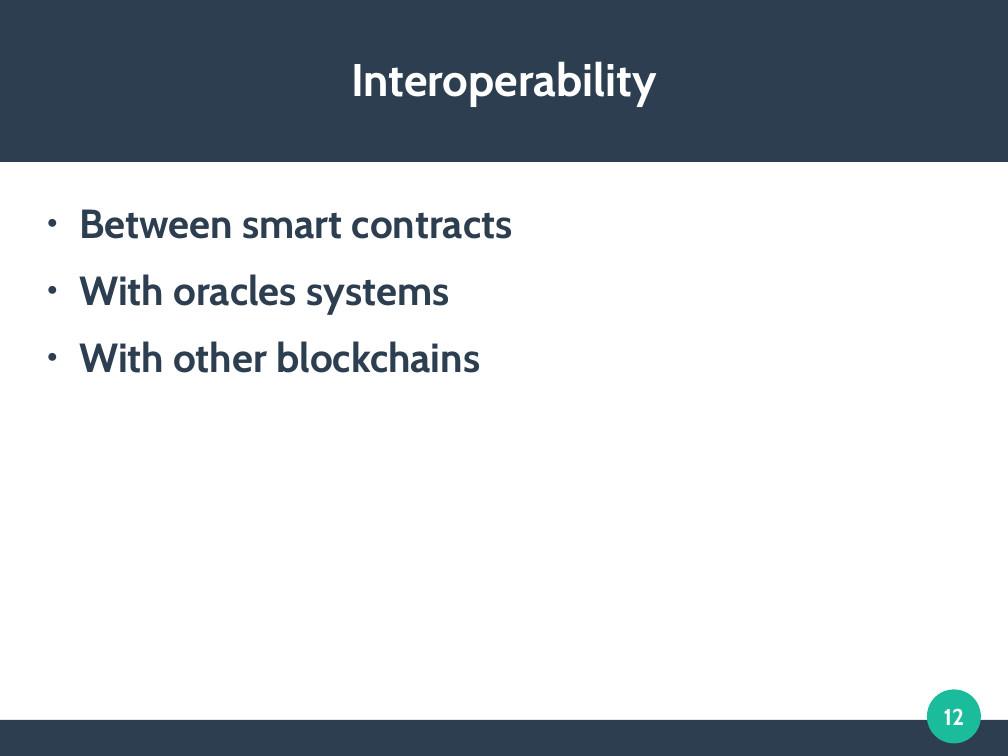
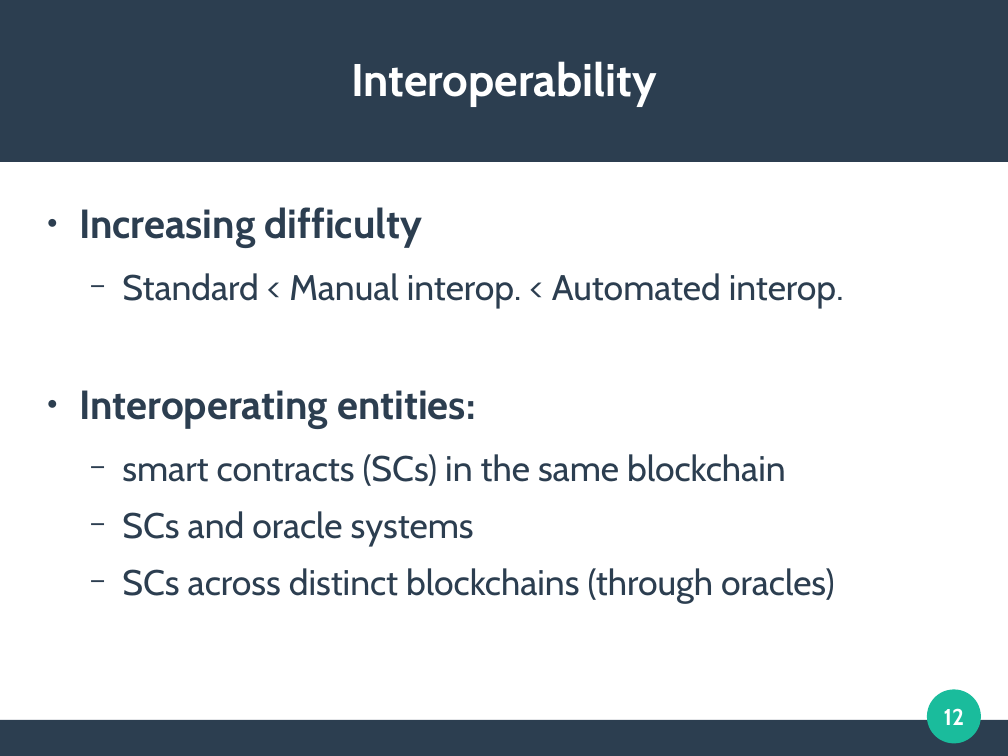
Before and after one commit to mbettinger/OT4-Lecture, a slide deck: slide 12 of Presentation - Oracles.odp. Drawn at 1008x756 pixels with LibreOffice and Linux fonts; fonts in the diff are those of the drawing. Boxes give left, top, right and bottom in pixels: in the first picture for what was removed or moved away, otherwise in the second. Text is boxed around its words. In the diff, an @@ line names an element or a change of style, - is before the commit and + after.

Commit message:
Presentations

```diff
--- a/Presentation - Oracles.odp
+++ b/Presentation - Oracles.odp
@@ text at (79,207,844,603): text changed; size 32 to 28 pt; bold off @@
-● Between smart contracts
-● With oracles systems
-● With other blockchains
+● Increasing difficulty
+  − Standard < Manual interop. < Automated interop.
+● Interoperating entities:
+  − smart contracts (SCs) in the same blockchain
+  − SCs and oracle systems
+  − SCs across distinct blockchains (through oracles)
```
Also in this commit, not shown: 6 other slides changed, 2 slides added, 2 slides removed, 4 other files.
